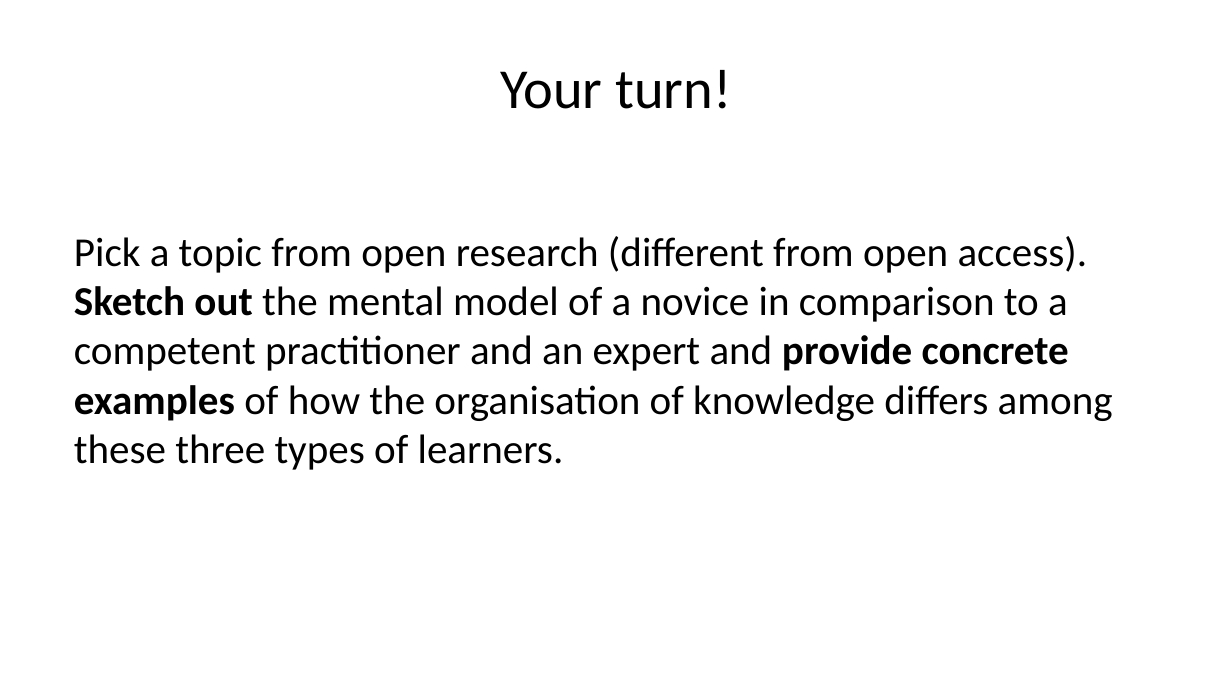
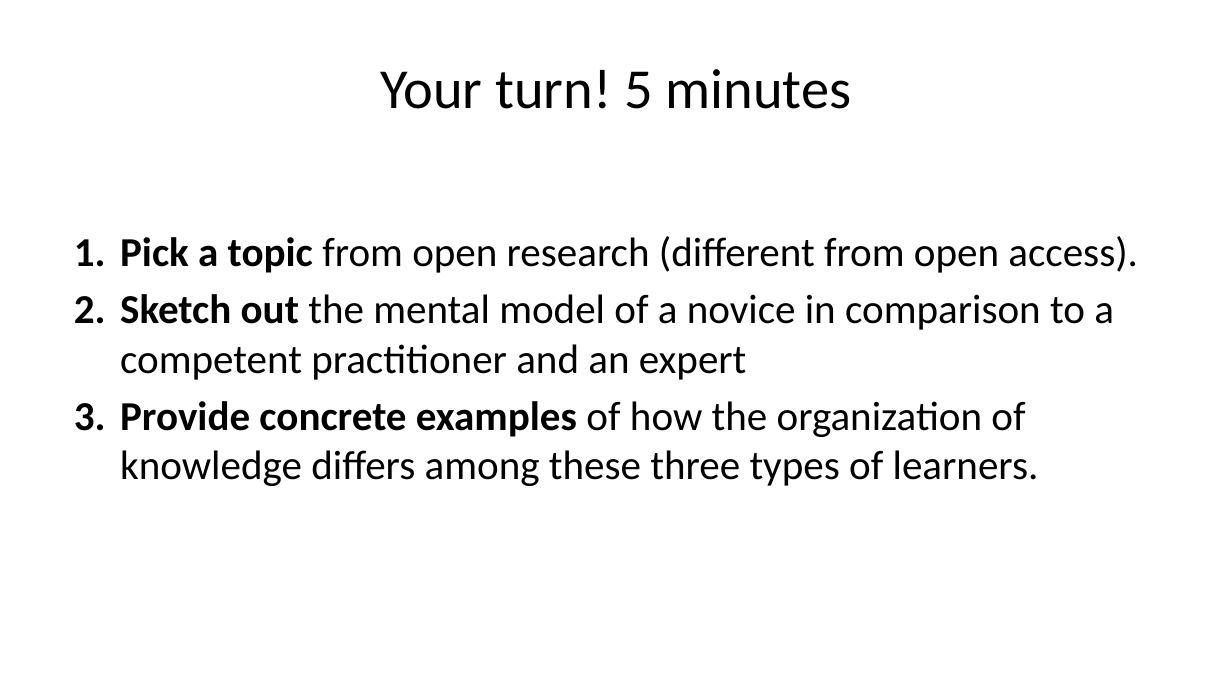
Before and after one commit to lmu-osc/train-the-trainer-student-track-pedagogy, a slide deck: slide 35 of materials/PMM-M1/PMM-M1-S1-Core-Didactic-Principles/PMM-M1-S1-Core-Didactic-Principles-slides.pptx (slide 29 before the commit). Drawn at 1232x693 pixels with LibreOffice and Linux fonts; fonts in the diff are those of the drawing. Boxes give left, top, right and bottom in pixels: in the first picture for what was removed or moved away, otherwise in the second. Text is boxed around its words. In the diff, an @@ line names an element or a change of style, - is before the commit and + after.

```diff
--- a/materials/PMM-M1/PMM-M1-S1-Core-Didactic-Principles/PMM-M1-S1-Core-Didactic-Principles-slides.pptx
+++ b/materials/PMM-M1/PMM-M1-S1-Core-Didactic-Principles/PMM-M1-S1-Core-Didactic-Principles-slides.pptx
@@ title at bbox=[380, 69, 852, 109]: text changed @@
-Your turn!
+Your turn! 5 minutes
@@ text at bbox=[120, 236, 1138, 486]: text changed @@
-Pick a topic from open research (different from open access). Sketch out the mental model of a novice in comparison to a competent practitioner and an expert and provide concrete examples of how the organisation of knowledge differs among these three types of learners.
+1. Pick a topic from open research (different from open access).
+2. Sketch out the mental model of a novice in comparison to a competent practitioner and an expert
+3. Provide concrete examples of how the organization of knowledge differs among these three types of learners.
```
Also in this commit, not shown: 29 other slides changed, 9 slides added, 48 other files.
